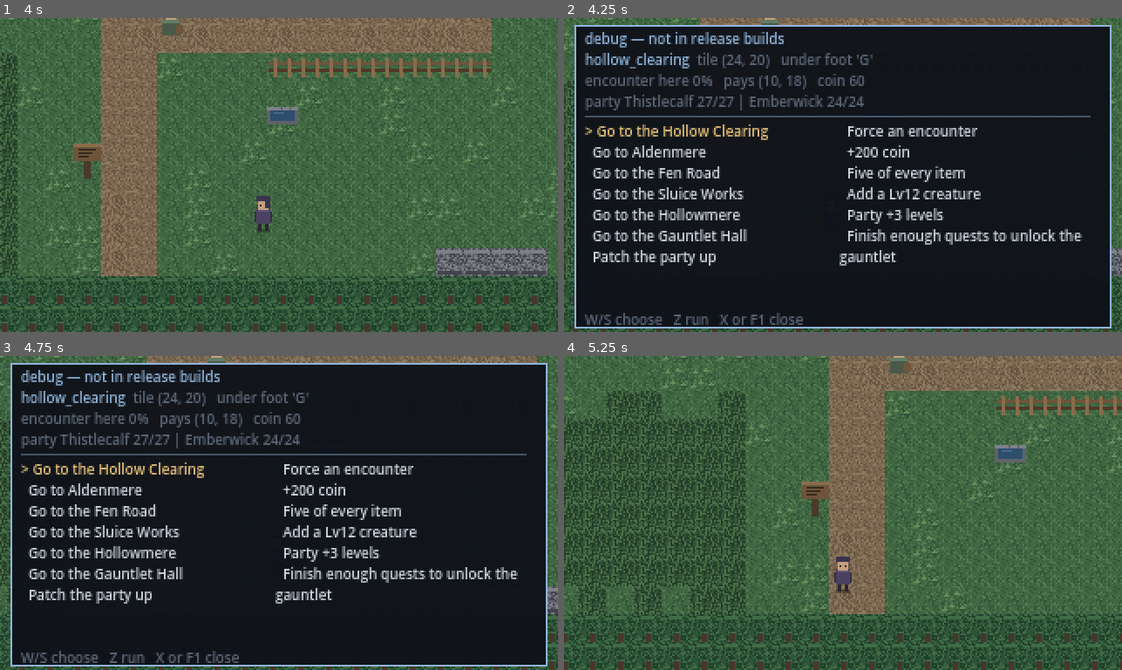
Above: before the commit, frames 1-4 (two rows, left to right).
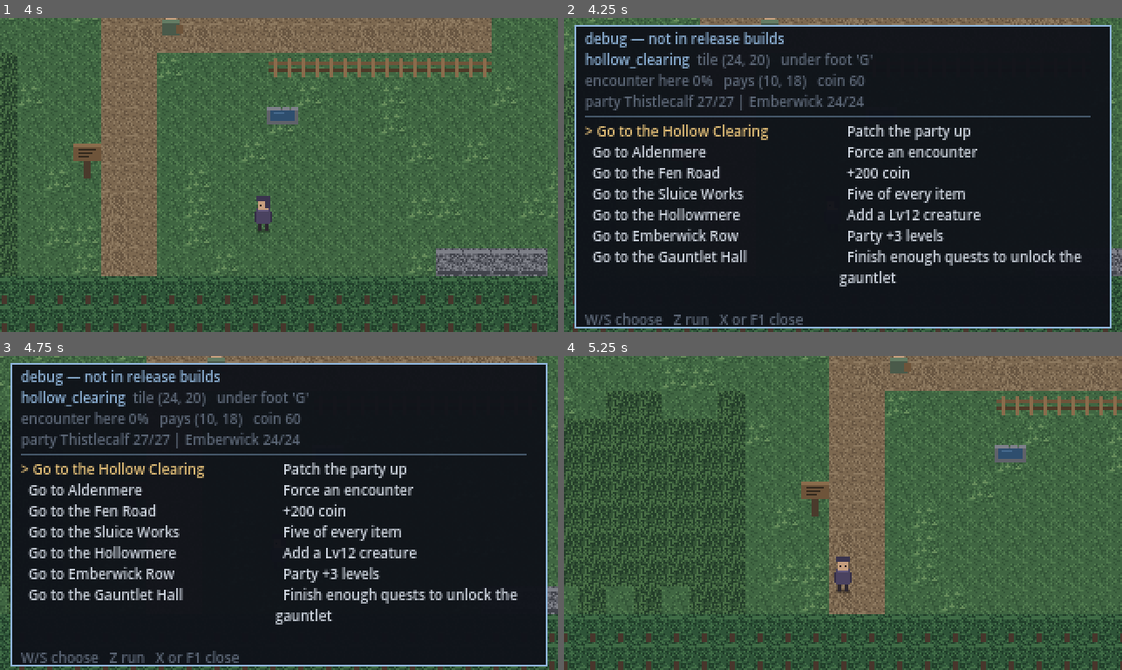
Above: after the commit, the same moments.

Repository: ducetruce/game
Game: Godot game, scene res://scenes/ui/title_screen.tscn
Same seed, same stepped clock (60 frames per second), same inputs: the game is played once before the commit and once after it.
Inputs (mouse positions are in pixels of both pictures, inside the frame that each line leads up to):
- Up to frame 1 (4 s): tap Enter at 0.5, 3.5 s; move the mouse to (401, 159) at 0.52 s; hold D (move_right) 0.53-1.25 s; tap Z (interact) at 0.6, 2.1, 3.6 s; click (401, 159) at 0.67 s; drag from (167, 190) to (312, 218) at 1.27 s; tap Space at 2 s; move the mouse to (334, 105) at 2.02 s; hold D (move_right) 2.03-2.75 s; drag from (251, 237) to (111, 127) at 2.77 s; move the mouse to (446, 222) at 3.52 s; hold A (move_left) from 3.53 s (still down)
- Up to frame 2 (4.25 s): keep holding A (move_left); tap F1 (debug_menu) at 4.15 s
- Up to frame 3 (4.75 s): release A (move_left) at 4.25 s; drag from (111, 465) to (251, 556) at 4.27 s
- Up to frame 4 (5.25 s): tap Space at 5 s; move the mouse to (870, 513) at 5.02 s; hold S (move_down) from 5.03 s (still down); tap Z (interact) at 5.1 s; click (870, 513) at 5.17 s

Frame 1 is identical in both runs. In frame 2, 5.5% of the frame differs, in the area x 5-93%, y 33-86%; in frame 3, 5.5%; in frame 4, nothing differs.

Commit message:
Quest 3: What Denned in the Kiln, at Emberwick Row
Something cinder-built has moved into the village kiln and it cannot be
fired until whatever it is has been cleared out. A new village, a third exit
off Aldenmere's plaza cut through the west tree line the same way every
other exit is, with a kiln built from existing tile symbols (rock, wall,
roof) rather than a new one.

Chosen deliberately: it advances the quest count toward the gauntlet's
requirement (2/10 to 3/10) while exercising the `defeated` requirement kind
for the first time in real content rather than only in synthetic tests, and
it needed zero engine changes -- encounter tables, Journal.record_defeat,
defeated, gives/requires all already existed. Two steps only (arrival,
cleared), both set and completed by the same object, deliberately simpler
than quest 2's four-step fetch chain.

That simplicity has one consequence worth knowing rather than working
around: because sets_step and completes_quest fire on the same interaction
here, the "cleared" quest_text variant can never show on the completing
visit itself, only on a later re-visit -- the completing visit shows the
arrival line once more, followed by the quest-complete banner. Quest 2's
founder shows its later variant on its own completing visit only because
that variant's step was set earlier by a different object. Recorded in
DESIGN.md for the next quest that wants a distinct "just finished" line.

The encounter table pays 22-34 coin at levels 12-17, weighted mostly to the
creature the quest is about (emberwick), sitting above the mere and below a
gauntlet trial in the level curve. tools/script.py needed no changes --
every line of this quest is marked [PLACEHOLDER] through the same generic
handling quest 2 uses.

See docs/DESIGN.md section 40.

Co-Authored-By: Claude Sonnet 5 <noreply@anthropic.com>
Claude-Session: https://claude.ai/code/session_01KqDWnzjoFFAM1KXhCF3S2g

Diff:
--- /dev/null
+++ b/data/maps/emberwick_row.json
@@ -0,0 +1,167 @@
+{
+  "id": "emberwick_row",
+  "display_name": "[PLACEHOLDER] Emberwick Row",
+  "player_start": [
+    36,
+    10
+  ],
+  "coin_reward": [
+    22,
+    34
+  ],
+  "arrival_quest": "what_denned_in_the_kiln",
+  "arrival_step": "arrival",
+  "tiles": [
+    "TTTTTTTTTTTTTTTTTTTTTTTTTTTTTTTTTTTTTTTT",
+    "TTTTTTTTTTTTTTTTTTTTTTTTTTTTTTTTTTTTTTTT",
+    "TGGGGGGGGGGGGGGGGGGGGGGGGGGGGGGGGGGGGGGT",
+    "TGGTTTTGGGGGGGGGGGGGGGGGGGGGGGTTTTTGGGGT",
+    "TGGTTTTGGGGGGGGGGGGGGGGGGGGGGGTTTTTGGGGT",
+    "TGGTTTTGGGGGGGGGGGGGGGGGGGGGGGTTTTTGGGGT",
+    "TGGGGGGGGGGGGGccccccccccccccGGGGGGGGGGGT",
+    "TGGGGGGGGGGGGGccccVVVVVVccccGGGGGGGGGGGT",
+    "TGGGGGGGGGGGGGccccRRRRRRccccGGGGGGGGGGGT",
+    "TGTTTGGGGGGGGGccccRRRRRRccccGGGGGGGGGGGT",
+    "TGTTTGGGGGGGGGccccHHHHHHccccPPPPPPPPPPPT",
+    "TGGGVVVVGGGGGGccccHHHHHHccccPPPPPPPPPPPT",
+    "TGGGHHHHGGGGGGccccHHHHHHccccGGVVVVGGGGGT",
+    "TGGGHHHHGGGGGGccccccccccccccGGHHHHGGGGGT",
+    "TGGGGGGGGGGGGGcbbbbbbbbbbbbcGGHHHHGGGGGT",
+    "TGGTTTTGGGGGGGcbbbbbbbbbbbbcGGGGGGGGGGGT",
+    "TGGTTTTGGGGGGGGbbbbbbbbbbbbGGGGGGGGGGGGT",
+    "TGGTTTTGGGGGGGGbbbbbbbbbbbbGGGGGGGGGGGGT",
+    "TGGTTTTGGGGGGGGbbbbbbbbbbbbGGGGGGGGGGGGT",
+    "TGGGGGGGGGGGGGGGGGGGGGGGGGGGGGGGGGGGGGGT",
+    "TTTTTTTTTTTTTTTTTTTTTTTTTTTTTTTTTTTTTTTT",
+    "TTTTTTTTTTTTTTTTTTTTTTTTTTTTTTTTTTTTTTTT"
+  ],
+  "objects": [
+    {
+      "type": "warp",
+      "tile": [
+        38,
+        10
+      ],
+      "target_map": "village_square",
+      "target_tile": [
+        0,
+        3
+      ]
+    },
+    {
+      "type": "warp",
+      "tile": [
+        38,
+        11
+      ],
+      "target_map": "village_square",
+      "target_tile": [
+        1,
+        4
+      ]
+    },
+    {
+      "type": "spring",
+      "tile": [
+        12,
+        10
+      ],
+      "text": [
+        "[PLACEHOLDER] The row's own well, upwind of the kiln smoke."
+      ]
+    },
+    {
+      "type": "npc",
+      "tile": [
+        20,
+        13
+      ],
+      "name": "[PLACEHOLDER] The Kiln Warden",
+      "tint": [
+        0.85,
+        0.55,
+        0.45
+      ],
+      "quest": "what_denned_in_the_kiln",
+      "text": [
+        "[PLACEHOLDER] Nobody has fired anything in this kiln for a week."
+      ],
+      "quest_text": [
+        {
+          "from": "arrival",
+          "text": [
+            "[PLACEHOLDER] You'll want to know why the kiln's cold. Everyone who walks in does.",
+            "[PLACEHOLDER] Something moved into the flue a week back. Cinder-built, by the marks it left.",
+            "[PLACEHOLDER] Every firing since has gone wrong. We can't work until it's out of there.",
+            "[PLACEHOLDER] It's denned in the brush south of the kiln, where the ground still holds the heat. Go and see to it."
+          ]
+        },
+        {
+          "from": "cleared",
+          "text": [
+            "[PLACEHOLDER] The kiln's already drawing better. Whatever you did, it worked."
+          ]
+        }
+      ],
+      "requires": {
+        "kind": "defeated",
+        "species": "emberwick",
+        "count": 3,
+        "text": [
+          "[PLACEHOLDER] It's still out there. You'll know when it isn't."
+        ]
+      },
+      "sets_step": "cleared",
+      "completes_quest": true
+    },
+    {
+      "type": "sign",
+      "tile": [
+        16,
+        9
+      ],
+      "text": [
+        "[PLACEHOLDER] The kiln. Built of the same stone as the row itself, and about as old."
+      ]
+    }
+  ],
+  "encounters": {
+    "b": {
+      "chance": 0.16,
+      "table": [
+        {
+          "species": "emberwick",
+          "weight": 50,
+          "levels": [
+            13,
+            17
+          ]
+        },
+        {
+          "species": "moorhound",
+          "weight": 20,
+          "levels": [
+            12,
+            16
+          ]
+        },
+        {
+          "species": "gloamkin",
+          "weight": 15,
+          "levels": [
+            12,
+            15
+          ]
+        },
+        {
+          "species": "rushwither",
+          "weight": 15,
+          "levels": [
+            12,
+            15
+          ]
+        }
+      ]
+    }
+  }
+}
--- a/data/maps/village_square.json
+++ b/data/maps/village_square.json
@@ -294,14 +294,38 @@
       "text": [
         "[PLACEHOLDER] A marker showing the way to the gauntlet hall. Where this actually stands, and what it looks like, is not yet decided -- this is a placeholder location."
       ]
+    },
+    {
+      "type": "warp",
+      "tile": [
+        0,
+        3
+      ],
+      "target_map": "emberwick_row",
+      "target_tile": [
+        37,
+        10
+      ]
+    },
+    {
+      "type": "warp",
+      "tile": [
+        0,
+        4
+      ],
+      "target_map": "emberwick_row",
+      "target_tile": [
+        37,
+        11
+      ]
     }
   ],
   "tiles": [
     "TTTTTTTTTTTTTTTTTTTTTTTTTTTppTTTTTTTTTTTT",
     "TTTTTTTTTTTTTTTTTTTTTTTTTTTppTTTTTTTTTTTT",
     "TTGGGGGGGGGGGGGGGGGGGGGGGGGpPGGGGGGGGGGTT",
-    "TTGGGGGGGGGGGGGGGGGGGGGGGGGPpGGGGGGGGGGTT",
-    "TTGGGGGGGGGGGGGGGGGGGGGGGGGpPGGGGGGGGGGTT",
+    "PpGGGGGGGGGGGGGGGGGGGGGGGGGPpGGGGGGGGGGTT",
+    "pPGGGGGGGGGGGGGGGGGGGGGGGGGpPGGGGGGGGGGTT",
     "TTGGGGGGGGGGGGGGGVVVVVVVVGGPpGGGGGGGGGGTT",
     "TTGGGGGGGGGGGGGGGHHHHHHHHGGpPGGGGGGGGGGTT",
     "TTGGGGGGGGGGGGGGGGGGGGGGGGGPpGGGGGGGGGGTT",
--- a/data/quests.json
+++ b/data/quests.json
@@ -66,6 +66,28 @@
           "ninebark_tonic"
         ]
       }
+    },
+    {
+      "id": "what_denned_in_the_kiln",
+      "name": "What Denned in the Kiln",
+      "area": "emberwick_row",
+      "summary": "[PLACEHOLDER] Something cinder-built has moved into Emberwick Row's kiln, and the village cannot fire anything while it's there.",
+      "steps": [
+        {
+          "id": "arrival",
+          "objective": "[PLACEHOLDER] Find out why the kiln has gone cold."
+        },
+        {
+          "id": "cleared",
+          "objective": "[PLACEHOLDER] Clear whatever has denned in the brush south of the kiln."
+        }
+      ],
+      "reward": {
+        "coin": 140,
+        "items": [
+          "ninebark_tonic"
+        ]
+      }
     }
   ]
 }
--- /dev/null
+++ b/scenes/overworld/maps/emberwick_row.tscn
@@ -0,0 +1,16 @@
+[gd_scene load_steps=3 format=3]
+
+[ext_resource type="Script" path="res://src/overworld/game_map.gd" id="1_map"]
+[ext_resource type="TileSet" path="res://assets/tilesets/placeholder_tileset.tres" id="2_tileset"]
+
+[node name="EmberwickRow" type="Node2D"]
+script = ExtResource("1_map")
+map_data_path = "res://data/maps/emberwick_row.json"
+
+[node name="Ground" type="TileMapLayer" parent="."]
+tile_set = ExtResource("2_tileset")
+
+[node name="Obstacles" type="TileMapLayer" parent="."]
+tile_set = ExtResource("2_tileset")
+
+[node name="Objects" type="Node2D" parent="."]
--- a/src/ui/debug_menu.gd
+++ b/src/ui/debug_menu.gd
@@ -28,6 +28,7 @@
 	["goto_fen_road", "Go to the Fen Road"],
 	["goto_sluice_works", "Go to the Sluice Works"],
 	["goto_mere_shore", "Go to the Hollowmere"],
+	["goto_emberwick_row", "Go to Emberwick Row"],
 	["goto_gauntlet_hall", "Go to the Gauntlet Hall"],
 	["restore", "Patch the party up"],
 	["encounter", "Force an encounter"],
Not shown, changed: README.md
Not shown, changed: docs/DESIGN.md
Not shown, added: script/emberwick_row.md
Not shown, changed: script/quests.md
